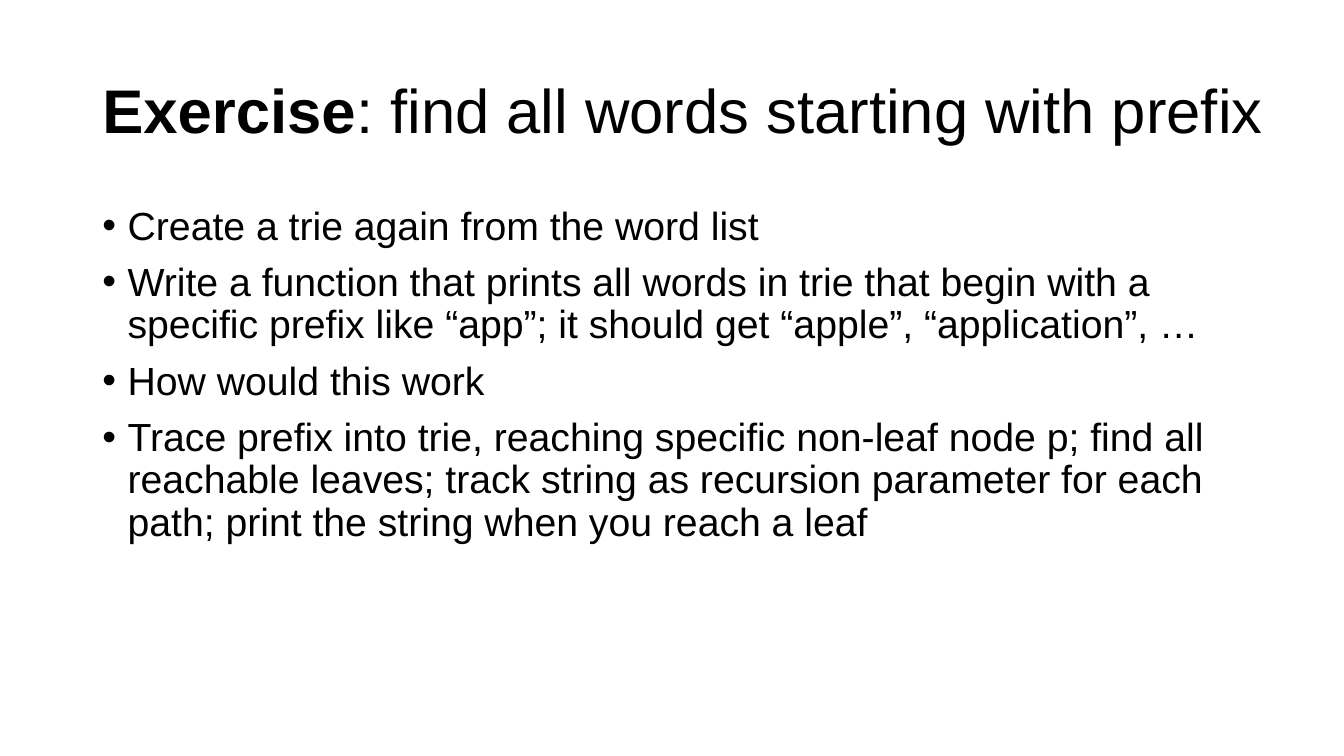
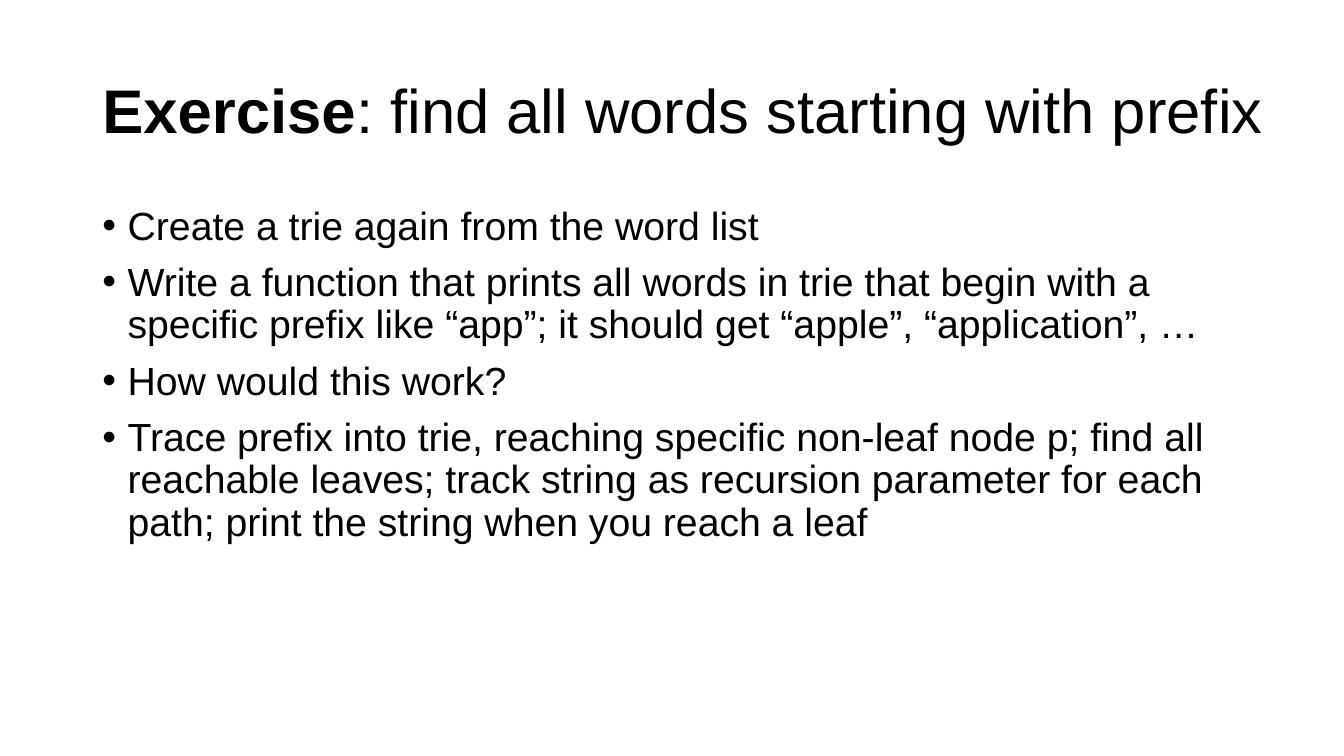
Before and after one commit to parrt/msds689, a slide deck: slide 18 of notes/searching.pptx (slide 20 before the commit). Drawn at 1344x756 pixels with LibreOffice and Linux fonts; fonts in the diff are those of the drawing; background and template pictures are left out. Boxes give left, top, right and bottom in pixels: in the first picture for what was removed or moved away, otherwise in the second. Text is boxed around its words. In the diff, an @@ line names an element or a change of style, - is before the commit and + after.

```diff
--- a/notes/searching.pptx
+++ b/notes/searching.pptx
@@ text at (128,366,506,396): text changed @@
-• How would this work
+• How would this work?
```
Also in this commit, not shown: 1 other slide changed, 3 other files.
